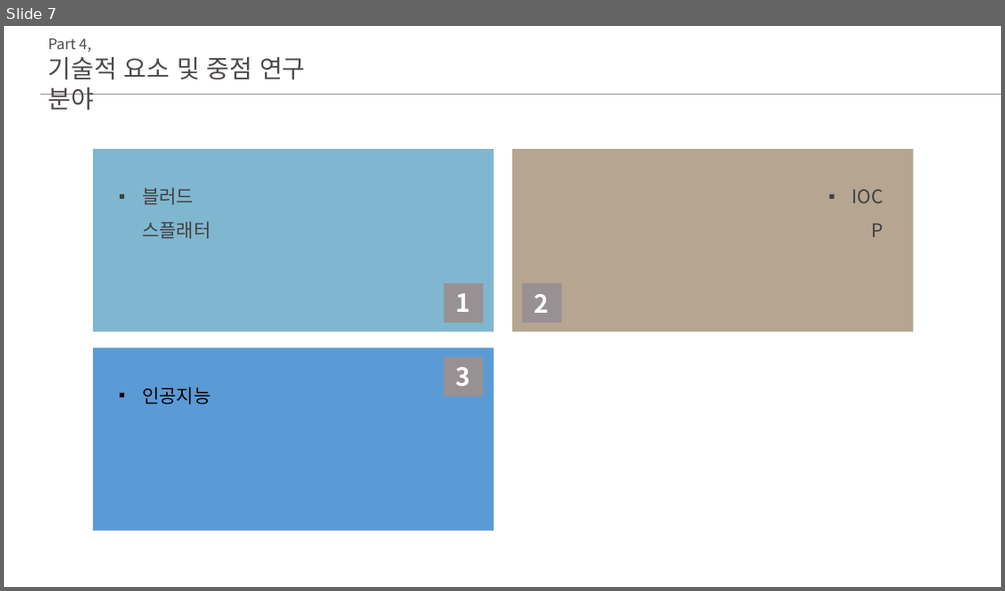
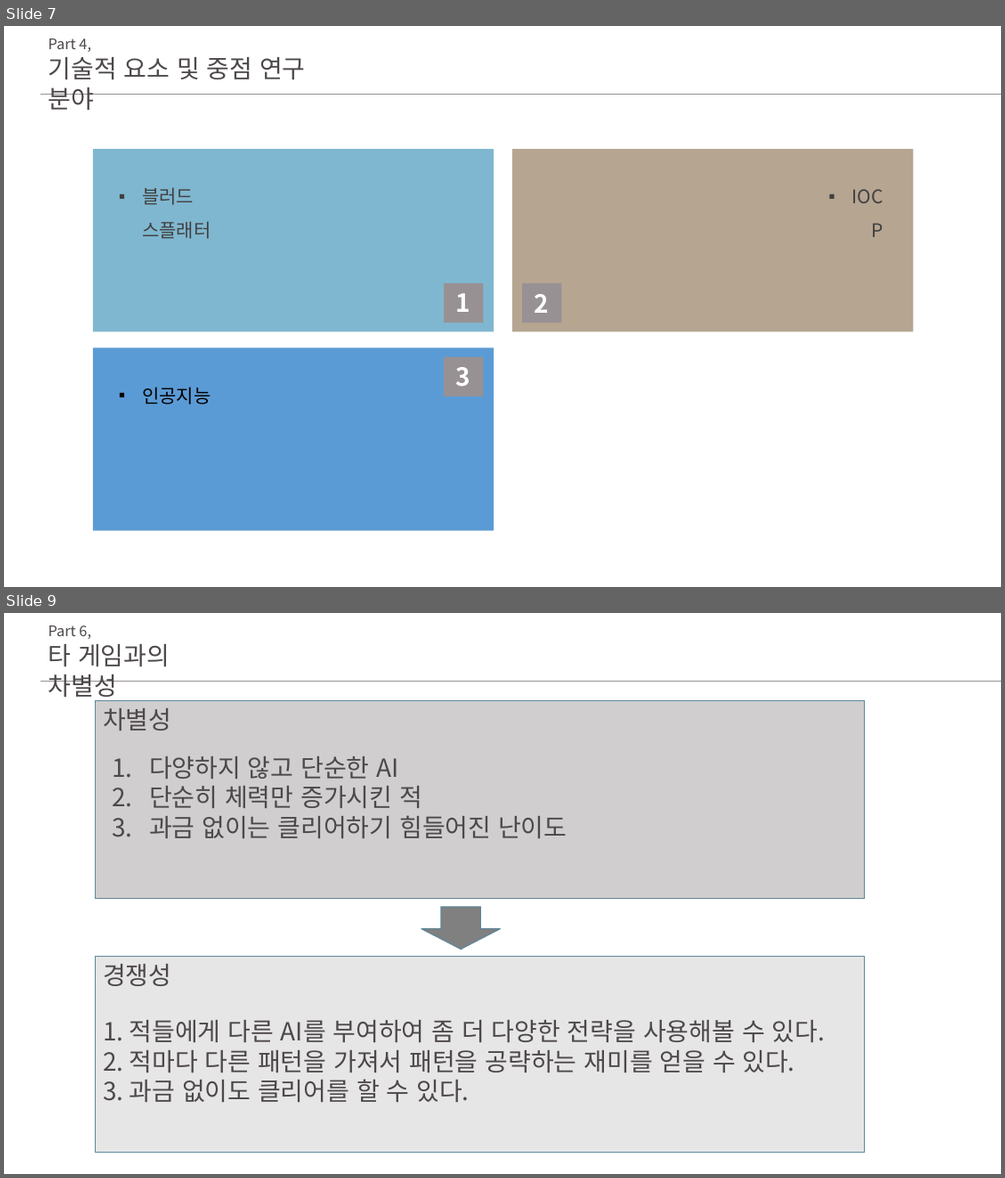
Before and after one commit to ghk01214/KPUFinalGame-deprecated-, a slide deck: docs/초안.pptx. Shown one above the other, each under a label of ours: slide 7 before the commit, slides 7 and 9 after it; the slides between them are not shown. The pictures are 1005x591 and 1005x1178 pixels, drawn with LibreOffice and Linux fonts; fonts in the diff are those of the drawing. Boxes give left, top, right and bottom in pixels: in the first picture for what was removed or moved away, otherwise in the second. Text is boxed around its words. In the diff, an @@ line names an element or a change of style, - is before the commit and + after.

```diff
--- a/docs/초안.pptx
+++ b/docs/초안.pptx
@@ slide 9 added at <box>4,613,1001,1174</box>, background #FFFFFF @@
@@ text added at <box>48,625,91,639</box>, 14 pt, text #4D484A @@
+Part 6,
@@ text added at <box>48,644,170,702</box>, 24 pt, text #4D484A @@
+타 게임과의 차별성
@@ line added from (40, 681) to (1001, 681), #989194 0.5 pt @@
@@ rectangle added at <box>96,700,864,898</box>, fill #D0CECE, outline #5F879A 1 pt @@
@@ text added at <box>103,708,171,730</box>, 24 pt, text #4D484A @@
+차별성
@@ text added at <box>149,756,566,838</box>, 24 pt, text #4D484A @@
+1. 다양하지 않고 단순한 AI
+2. 단순히 체력만 증가시킨 적
+3. 과금 없이는 클리어하기 힘들어진 난이도
@@ down arrow added at <box>421,907,501,949</box>, fill #808080, outline #5F879A 1 pt @@
@@ rectangle added at <box>96,957,864,1152</box>, fill #E7E6E6, outline #5F879A 1 pt @@
@@ text added at <box>103,964,171,986</box>, 24 pt, text #4D484A @@
+경쟁성
@@ text added at <box>103,1020,825,1102</box>, 24 pt, text #4D484A @@
+1. 적들에게 다른 AI를 부여하여 좀 더 다양한 전략을 사용해볼 수 있다.
+2. 적마다 다른 패턴을 가져서 패턴을 공략하는 재미를 얻을 수 있다.
+3. 과금 없이도 클리어를 할 수 있다.
```
Also in this commit, not shown: 2 slides changed, 1 other slide added.
